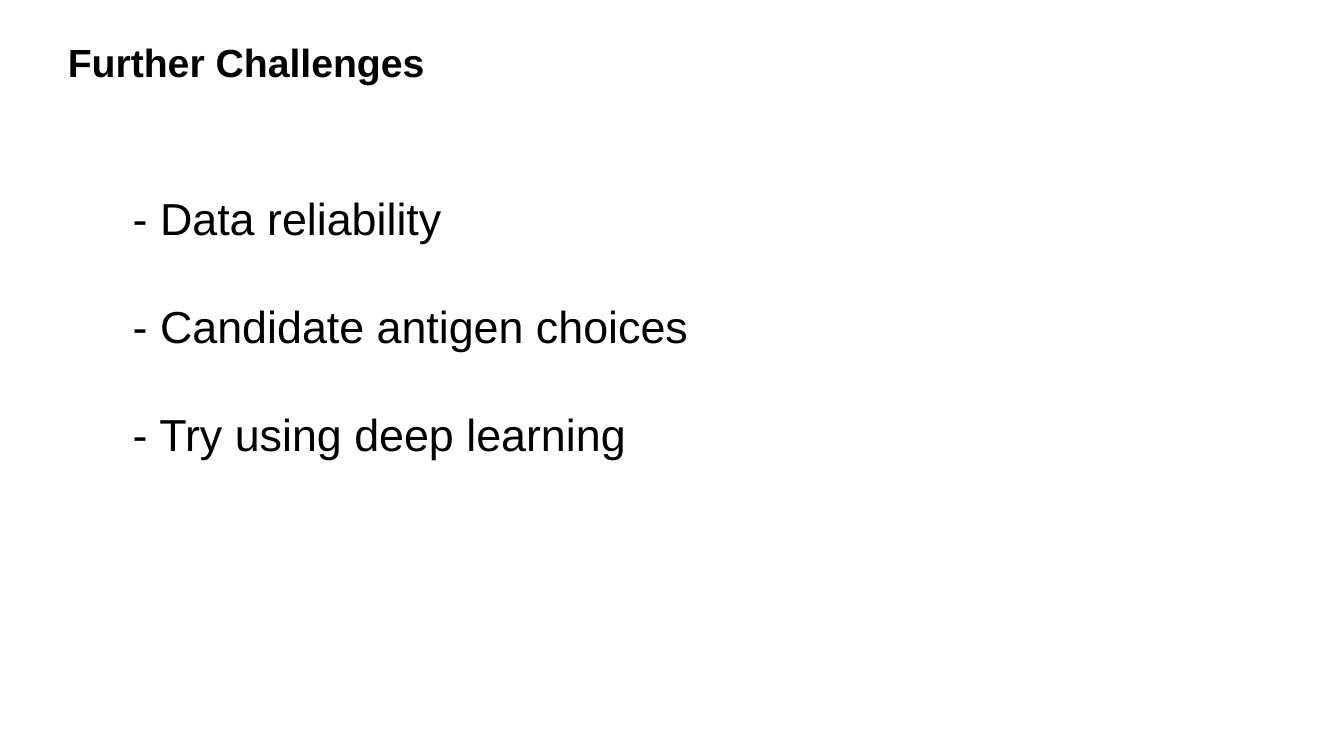
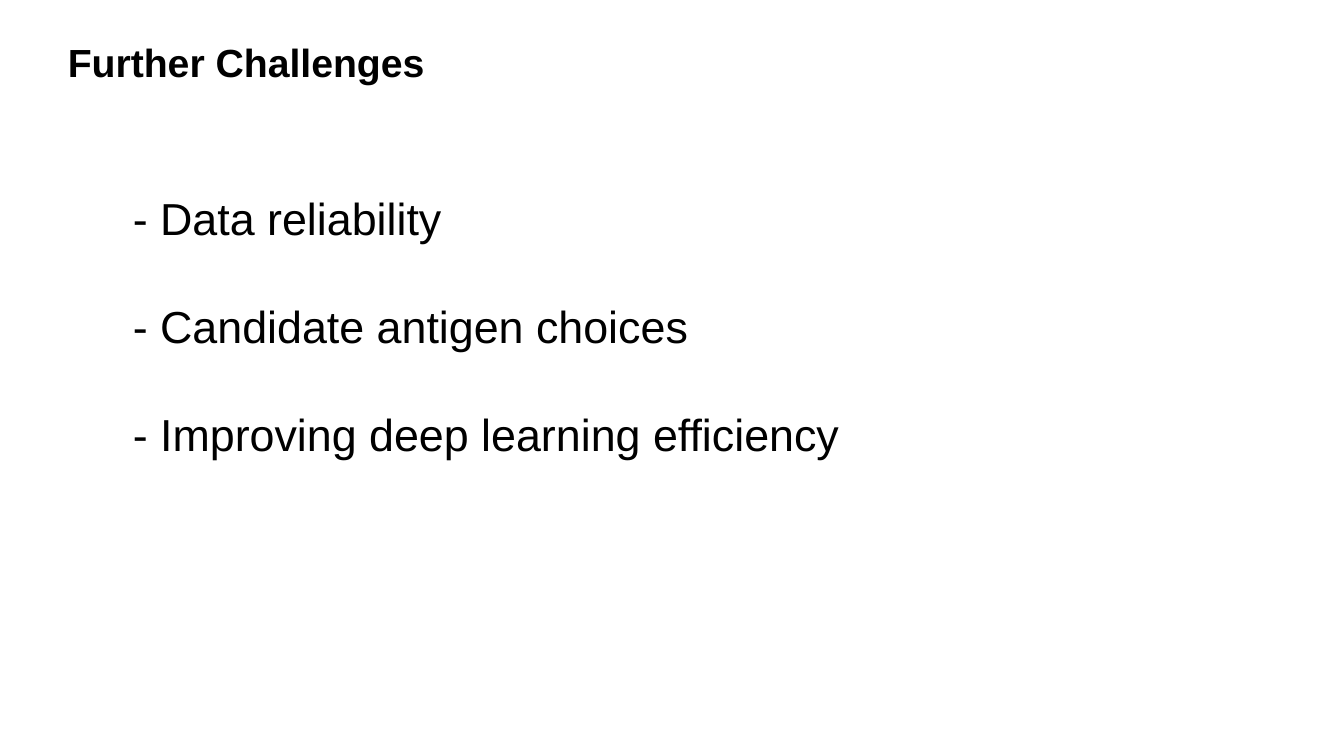
Before and after one commit to UoB-DSMP-2023-24/dsmp-2024-group03, a slide deck: slide 6 of PPT./pre.v3.pptx. Drawn at 1344x756 pixels with LibreOffice and Linux fonts; fonts in the diff are those of the drawing. Boxes give left, top, right and bottom in pixels: in the first picture for what was removed or moved away, otherwise in the second. Text is boxed around its words. In the diff, an @@ line names an element or a change of style, - is before the commit and + after.

```diff
--- a/PPT./pre.v3.pptx
+++ b/PPT./pre.v3.pptx
@@ text at [160,418,839,460]: text changed @@
-- Try using deep learning
+- Improving deep learning efficiency
```
